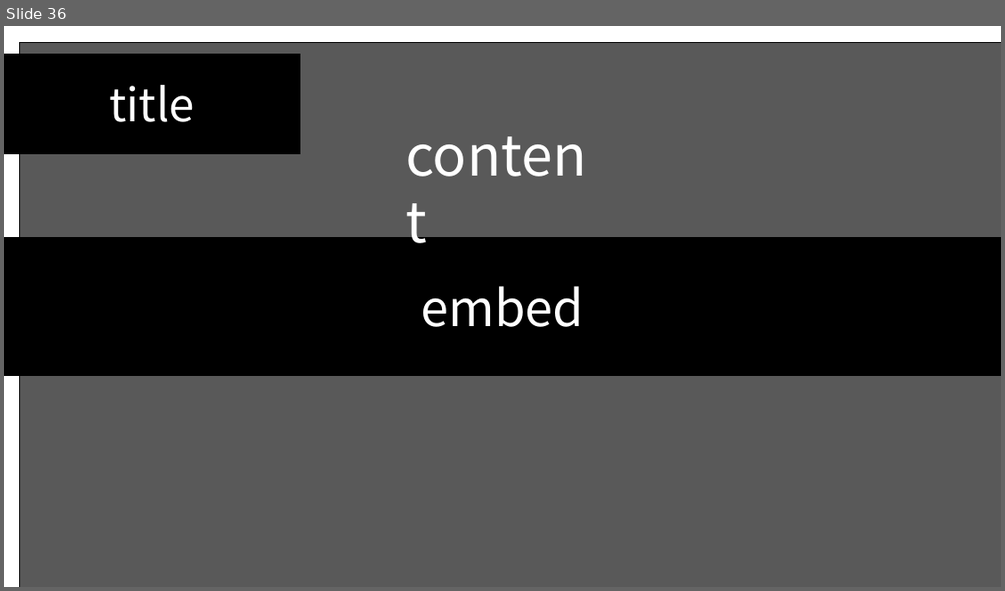
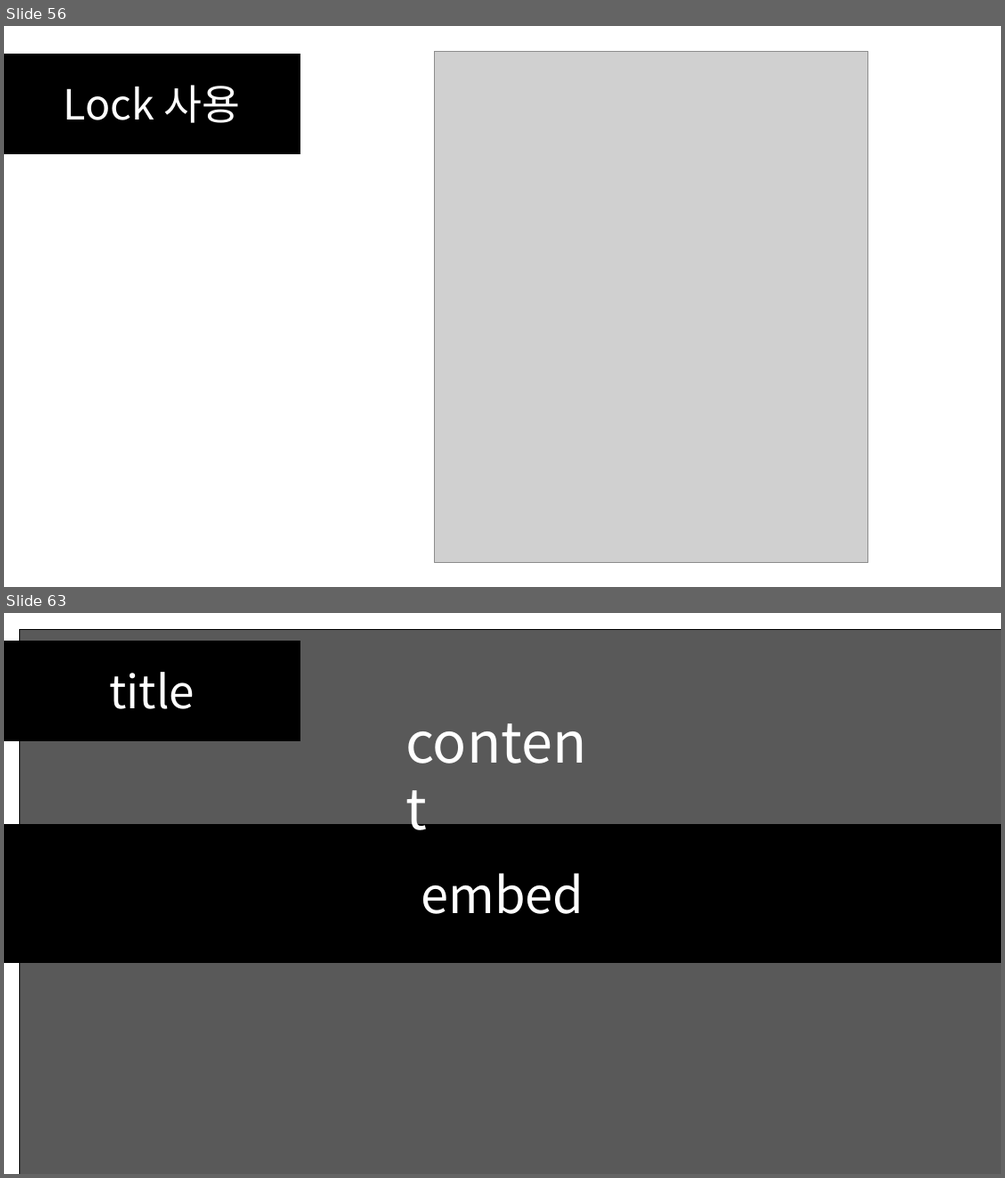
Before and after one commit to SEH00N/SDLU, a slide deck: ServerLecture/PT/4강 멀티스레딩 기초.pptx. Shown one above the other, each under a label of ours: slide 36 before the commit, slides 56 and 63 after it; the slides between them are not shown. The pictures are 1005x591 and 1005x1178 pixels, drawn with LibreOffice and Linux fonts; fonts in the diff are those of the drawing; grey boxes stand for pictures. Boxes give left, top, right and bottom in pixels: in the first picture for what was removed or moved away, otherwise in the second. Text is boxed around its words. In the diff, an @@ line names an element or a change of style, - is before the commit and + after.

```diff
--- a/ServerLecture/PT/4강 멀티스레딩 기초.pptx
+++ b/ServerLecture/PT/4강 멀티스레딩 기초.pptx
@@ slide 56 added at [4, 26, 1001, 587], background #FFFFFF @@
@@ picture added at [435, 51, 867, 562] @@
@@ rectangle added at [4, 54, 300, 154], fill #000000, outline #000000 1 pt, 40 pt, text #FFFFFF @@
+Lock 사용
@@ what was slide 36 is now slide 63 @@
```
Also in this commit, not shown: 1 slide changed, 27 other slides added, 1 slide removed, 11 other files.
